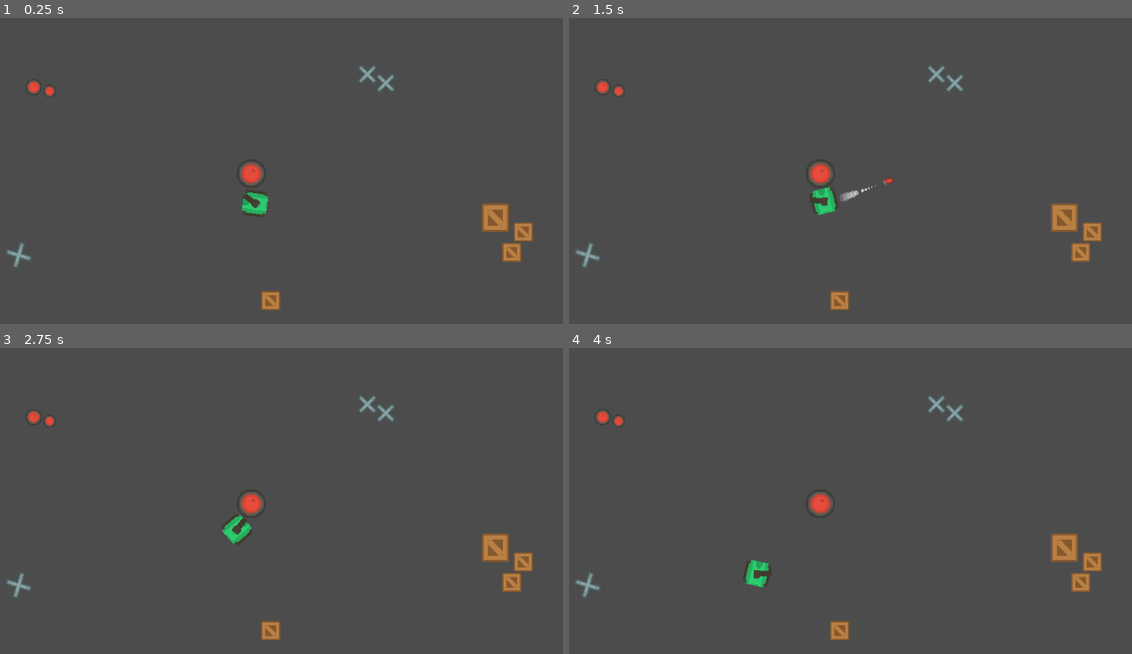
Above: before the commit, frames 1-4 (two rows, left to right).
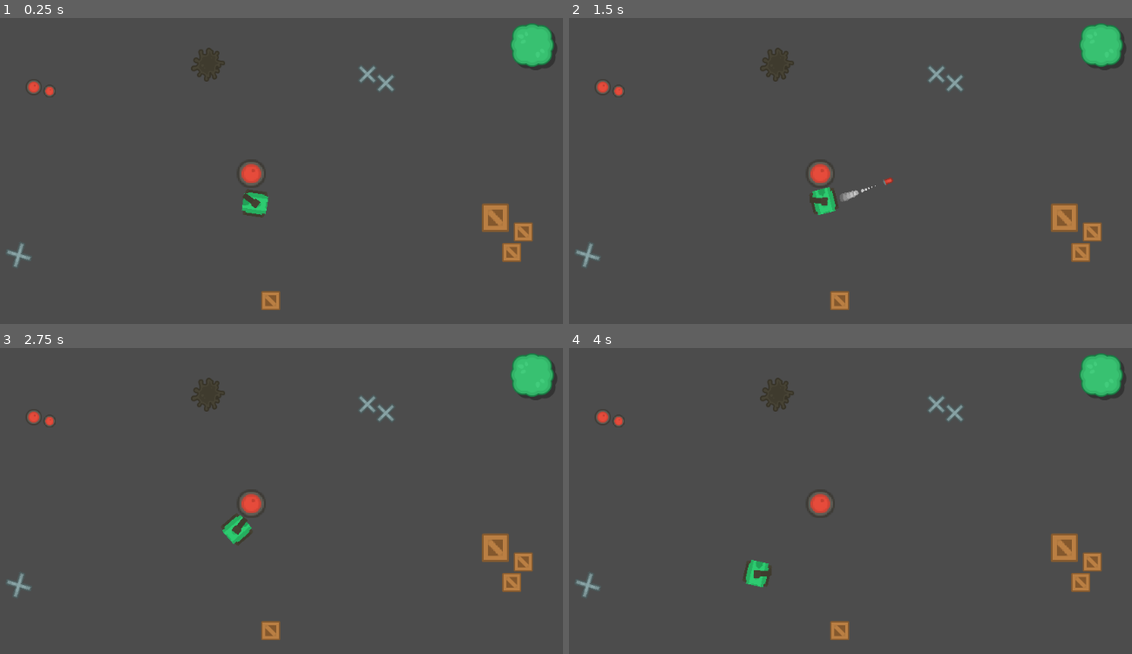
Above: after the commit, the same moments.

Repository: AnaTorres61/rogue-tank
Game: Godot game, scene res://scenes/test_area.tscn
Two runs of this game, one before a commit and one after it. Both use one fixed random seed, a clock stepped at 60 frames per second and the inputs below.
Inputs (mouse positions are in pixels of both pictures, inside the frame that each line leads up to):
- Up to frame 1 (0.25 s): no input
- Up to frame 2 (1.5 s): tap Enter at 0.5 s; move the mouse to (985, 143) at 0.52 s; hold Right (ui_right) 0.53-1.28 s; tap Space at 1.25 s; move the mouse to (692, 186) at 1.27 s; hold Down (ui_down) from 1.28 s (still down)
- Up to frame 3 (2.75 s): move the mouse to (332, 406) at 2.02 s; release Down (ui_down) at 2.03 s; hold Right (ui_right) from 2.03 s (still down)
- Up to frame 4 (4 s): move the mouse to (799, 577) at 2.77 s; release Right (ui_right) at 2.78 s; hold Up (ui_up) 2.78-3.53 s; move the mouse to (1041, 556) at 3.52 s; hold Left (ui_left) from 3.53 s (still down)

The runs differ from the first frame. In frame 1, 1.3% of the frame differs, in the area x 33-99%, y 1-21%; in frame 2, 1.3%; in frame 3, 1.3%; in frame 4, 1.3%.

Commit message:
add tree and oil

Diff:
--- a/scenes/Tank.tscn
+++ b/scenes/Tank.tscn
@@ -52,12 +52,13 @@
 
 [node name="Tank" type="KinematicBody2D"]
 
+z_index = 5
 input_pickable = false
 collision_layer = 1
 collision_mask = 6
 collision/safe_margin = 0.08
 script = ExtResource( 1 )
-_sections_unfolded = [ "Collision", "Transform" ]
+_sections_unfolded = [ "Collision", "Transform", "Z Index" ]
 bodie = 2
 barrel = 0
 
--- a/scenes/barrelBlack_top.tscn
+++ b/scenes/barrelBlack_top.tscn
@@ -17,9 +17,6 @@
 friction = 1.0
 bounce = 0.0
 _sections_unfolded = [ "Collision", "Transform" ]
-__meta__ = {
-"_edit_group_": true
-}
 
 [node name="sprite" type="Sprite" parent="." index="0"]
 
--- a/scenes/crateWood.tscn
+++ b/scenes/crateWood.tscn
@@ -17,9 +17,6 @@
 friction = 1.0
 bounce = 0.0
 _sections_unfolded = [ "Collision", "Transform" ]
-__meta__ = {
-"_edit_group_": true
-}
 
 [node name="sprite" type="Sprite" parent="." index="0"]
 
--- /dev/null
+++ b/scenes/oilSpill_large.tscn
@@ -0,0 +1,35 @@
+[gd_scene load_steps=4 format=2]
+
+[ext_resource path="res://scripts/oilSpill_large.gd" type="Script" id=1]
+[ext_resource path="res://sprites/oilSpill_large.png" type="Texture" id=2]
+
+[sub_resource type="CircleShape2D" id=1]
+
+custom_solver_bias = 0.0
+radius = 23.7393
+
+[node name="oilSpill_large" type="Area2D"]
+
+input_pickable = true
+gravity_vec = Vector2( 0, 1 )
+gravity = 98.0
+linear_damp = 0.1
+angular_damp = 1.0
+collision_layer = 0
+audio_bus_override = false
+audio_bus_name = "Master"
+script = ExtResource( 1 )
+_sections_unfolded = [ "Collision", "Transform", "Z Index" ]
+
+[node name="sprite" type="Sprite" parent="." index="0"]
+
+texture = ExtResource( 2 )
+
+[node name="shape" type="CollisionShape2D" parent="." index="1"]
+
+shape = SubResource( 1 )
+_sections_unfolded = [ "Transform" ]
+
+[connection signal="body_entered" from="." to="." method="_on_oilSpill_large_body_entered"]
+
+[connection signal="body_exited" from="." to="." method="_on_oilSpill_large_body_exited"]
--- a/scenes/test_area.tscn
+++ b/scenes/test_area.tscn
@@ -1,9 +1,11 @@
-[gd_scene load_steps=7 format=2]
+[gd_scene load_steps=9 format=2]
 
 [ext_resource path="res://scenes/Tank.tscn" type="PackedScene" id=1]
 [ext_resource path="res://scenes/crateWood.tscn" type="PackedScene" id=2]
 [ext_resource path="res://scenes/barricadeMetal.tscn" type="PackedScene" id=3]
 [ext_resource path="res://scenes/barrelBlack_top.tscn" type="PackedScene" id=4]
+[ext_resource path="res://scenes/treeGreen_large.tscn" type="PackedScene" id=5]
+[ext_resource path="res://scenes/oilSpill_large.tscn" type="PackedScene" id=6]
 
 [sub_resource type="RectangleShape2D" id=1]
 
@@ -25,6 +27,7 @@
 
 [node name="walls" type="StaticBody2D" parent="." index="1"]
 
+editor/display_folded = true
 position = Vector2( 305.644, 100.211 )
 input_pickable = false
 collision_layer = 4
@@ -62,47 +65,58 @@
 shape = SubResource( 2 )
 _sections_unfolded = [ "Transform" ]
 
-[node name="crateWood" parent="." index="2" instance=ExtResource( 2 )]
+[node name="obstacles" type="Node2D" parent="." index="2"]
+
+[node name="crateWood" parent="obstacles" index="0" instance=ExtResource( 2 )]
 
 position = Vector2( 877.275, 428.086 )
 
-[node name="crateWood2" parent="." index="3" instance=ExtResource( 2 )]
+[node name="crateWood2" parent="obstacles" index="1" instance=ExtResource( 2 )]
 
 position = Vector2( 893.856, 397.939 )
 
-[node name="crateWood4" parent="." index="4" instance=ExtResource( 2 )]
+[node name="crateWood4" parent="obstacles" index="2" instance=ExtResource( 2 )]
 
 position = Vector2( 523.049, 498.931 )
 
-[node name="crateWood3" parent="." index="5" instance=ExtResource( 2 )]
+[node name="crateWood3" parent="obstacles" index="3" instance=ExtResource( 2 )]
 
 position = Vector2( 852.948, 377.395 )
 scale = Vector2( 1.43049, 1.50069 )
 
-[node name="barricadeMetal" parent="." index="6" instance=ExtResource( 3 )]
+[node name="barricadeMetal" parent="obstacles" index="4" instance=ExtResource( 3 )]
 
 position = Vector2( 152.909, 432.062 )
 rotation = -0.494625
 scale = Vector2( 1.15736, 1.14862 )
 
-[node name="barricadeMetal2" parent="." index="7" instance=ExtResource( 3 )]
+[node name="barricadeMetal2" parent="obstacles" index="5" instance=ExtResource( 3 )]
 
 position = Vector2( 664.74, 165.808 )
 
-[node name="barricadeMetal3" parent="." index="8" instance=ExtResource( 3 )]
+[node name="barricadeMetal3" parent="obstacles" index="6" instance=ExtResource( 3 )]
 
 position = Vector2( 691.872, 179.374 )
 
-[node name="barrelBlack_top" parent="." index="9" instance=ExtResource( 4 )]
+[node name="barrelBlack_top" parent="obstacles" index="7" instance=ExtResource( 4 )]
 
 position = Vector2( 494.608, 312.234 )
 scale = Vector2( 1.80697, 1.76033 )
+_sections_unfolded = [ "Collision", "Transform", "Z Index" ]
 
-[node name="barrelBlack_top2" parent="." index="10" instance=ExtResource( 4 )]
+[node name="barrelBlack_top2" parent="obstacles" index="8" instance=ExtResource( 4 )]
 
 position = Vector2( 174.852, 185.404 )
 
-[node name="barrelBlack_top3" parent="." index="11" instance=ExtResource( 4 )]
+[node name="barrelBlack_top3" parent="obstacles" index="9" instance=ExtResource( 4 )]
 
 position = Vector2( 198.414, 190.892 )
 scale = Vector2( 0.747123, 0.794686 )
+
+[node name="treeGreen_large" parent="obstacles" index="10" instance=ExtResource( 5 )]
+
+position = Vector2( 906.594, 122.739 )
+
+[node name="oilSpill_large" parent="obstacles" index="11" instance=ExtResource( 6 )]
+
+position = Vector2( 431.24, 152.362 )
--- /dev/null
+++ b/scenes/treeGreen_large.tscn
@@ -0,0 +1,38 @@
+[gd_scene load_steps=3 format=2]
+
+[ext_resource path="res://sprites/treeGreen_large.png" type="Texture" id=1]
+
+[sub_resource type="CircleShape2D" id=1]
+
+custom_solver_bias = 0.0
+radius = 14.2865
+
+[node name="treeGreen_large" type="StaticBody2D" index="0"]
+
+editor/display_folded = true
+z_index = 10
+input_pickable = false
+collision_layer = 4
+collision_mask = 0
+constant_linear_velocity = Vector2( 0, 0 )
+constant_angular_velocity = 0.0
+friction = 1.0
+bounce = 0.0
+_sections_unfolded = [ "Transform", "Z Index" ]
+
+[node name="shadow" type="Sprite" parent="." index="0"]
+
+modulate = Color( 0, 0, 0, 0.33149 )
+position = Vector2( 5.36444, 4.87679 )
+texture = ExtResource( 1 )
+_sections_unfolded = [ "Transform", "Visibility" ]
+
+[node name="sprite" type="Sprite" parent="." index="1"]
+
+texture = ExtResource( 1 )
+_sections_unfolded = [ "Transform" ]
+
+[node name="shape" type="CollisionShape2D" parent="." index="2"]
+
+visible = false
+shape = SubResource( 1 )
--- a/scripts/Tank.gd
+++ b/scripts/Tank.gd
@@ -54,8 +54,10 @@
 	if Engine.editor_hint:
 		return
 
-#	var dir_x = 0
-#	var dir_y = 0
+	var vel_mod = 1
+
+	if get_tree().get_nodes_in_group(str(self) + "oil").size() > 0:
+		vel_mod = .3
 #
 ##	tank vertical move
 #	if Input.is_action_pressed("ui_right"):
@@ -103,8 +105,9 @@
 #	else:
 #		acell = lerp(acell, 0, .05)
 
-	move_and_slide(Vector2(cos(rotation), sin(rotation)) * acell)
+	move_and_slide(Vector2(cos(rotation), sin(rotation)) * acell * vel_mod)
 	$barrel.look_at(get_global_mouse_position())
+
 
 func set_bodie(val):
 	bodie = val
--- /dev/null
+++ b/scripts/oilSpill_large.gd
@@ -0,0 +1,19 @@
+extends Area2D
+
+
+
+func _ready():
+
+	pass
+
+#func _process(delta):
+
+#	pass
+
+
+func _on_oilSpill_large_body_entered(body):
+	add_to_group(str(body) + "oil")
+
+
+func _on_oilSpill_large_body_exited(body):
+	remove_from_group(str(body) + "oil")
